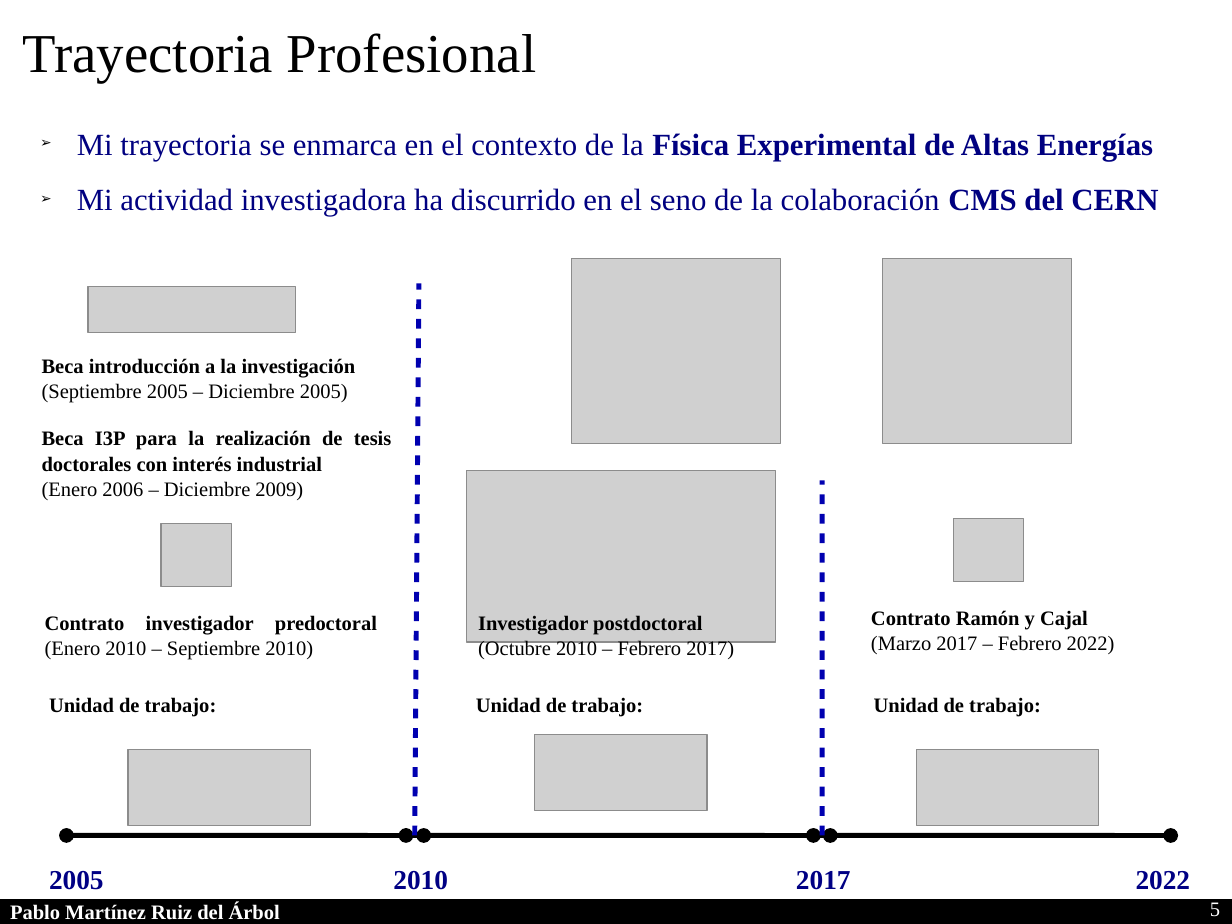
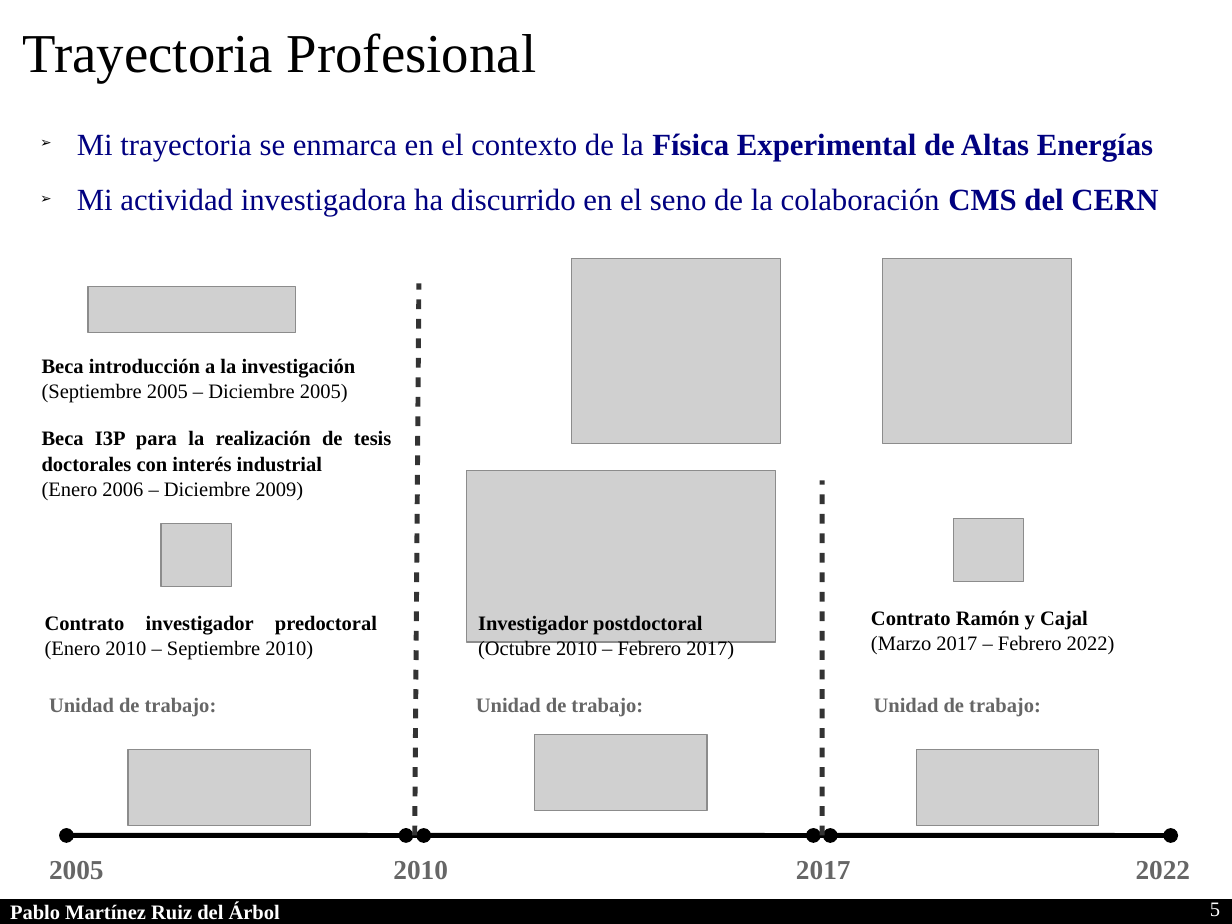
Before and after one commit to parbol/Plaza, a slide deck: slide 5 of Presentacion/Presentacion.odp. Drawn at 1232x924 pixels with LibreOffice and Linux fonts; fonts in the diff are those of the drawing; grey boxes stand for pictures. Boxes give left, top, right and bottom in pixels: in the first picture for what was removed or moved away, otherwise in the second. Text is boxed around its words. In the diff, an @@ line names an element or a change of style, - is before the commit and + after.

```diff
--- a/Presentacion/Presentacion.odp
+++ b/Presentacion/Presentacion.odp
@@ line (415, 835) - (419, 283): stroke #0000B0 2.89 pt to #333333 2.89 pt @@
@@ line (822, 835) - (822, 480): stroke #0000B0 2.89 pt to #333333 2.89 pt @@
@@ text colour #000000 to #666666 in 3 elements at bbox=[49, 698, 217, 717], bbox=[476, 698, 643, 717], bbox=[874, 698, 1041, 717] @@
@@ 4 texts: place and size @@
-4 texts at bbox=[49, 871, 1191, 890]
+4 texts at bbox=[49, 861, 1191, 879]
@@ text colour #000084 to #666666 in 4 elements at bbox=[49, 861, 104, 879], bbox=[393, 861, 448, 879], bbox=[1136, 861, 1191, 879], bbox=[796, 861, 851, 879] @@
```
Also in this commit, not shown: 5 other slides changed, 7 slides added, 2 slides removed.
